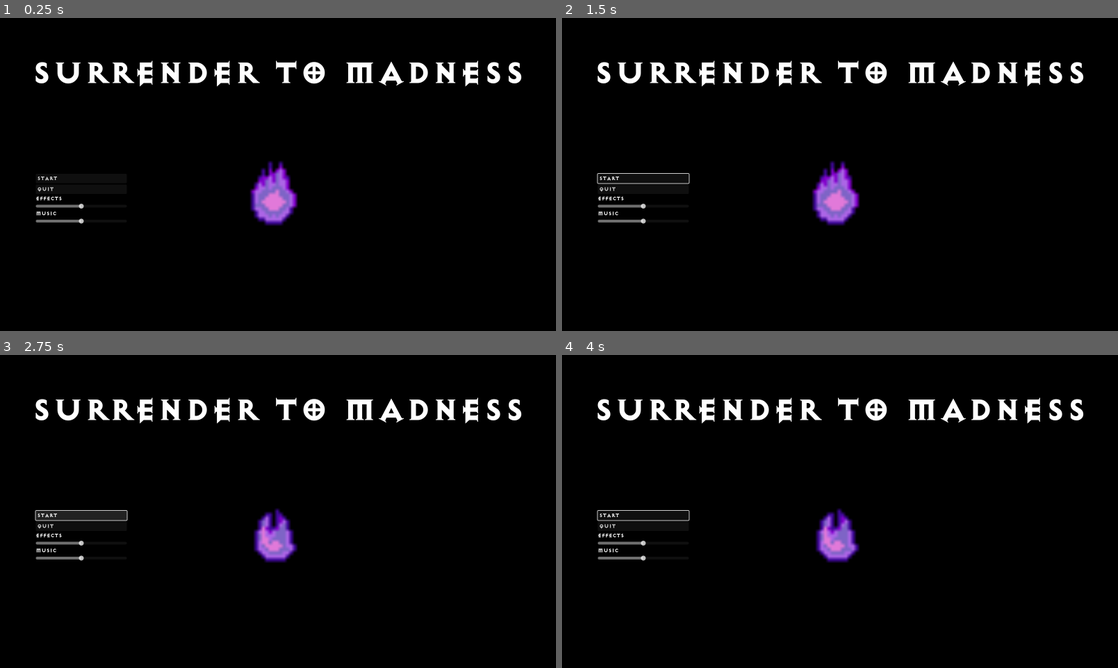
Above: before the commit, frames 1-4 (two rows, left to right).
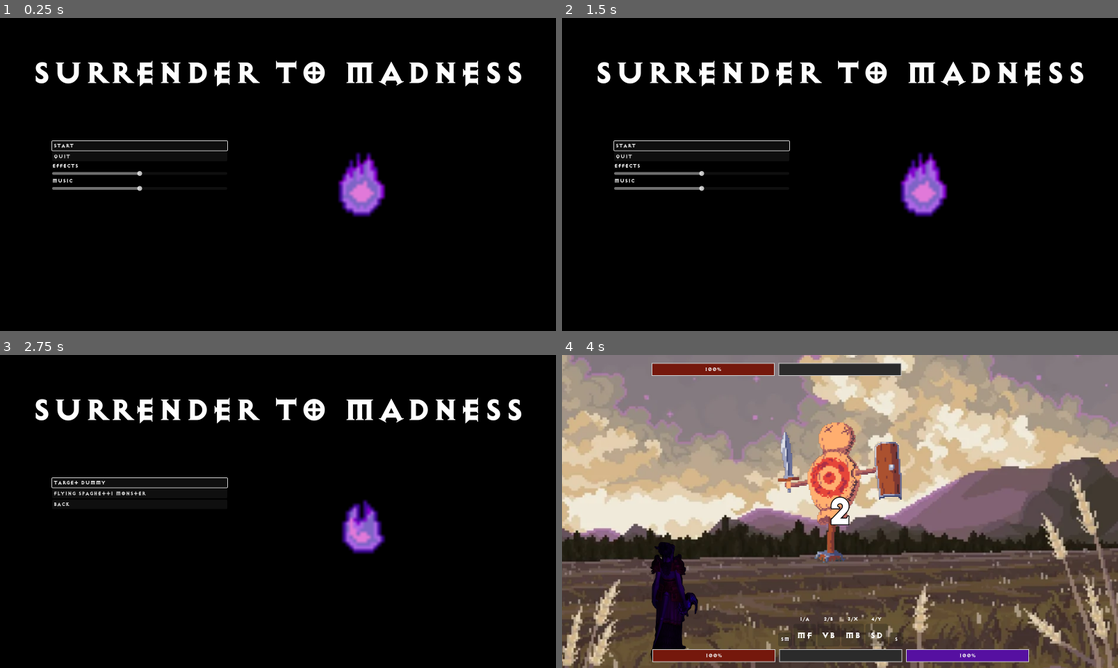
Above: after the commit, the same moments.

Repository: philippwisch/surrender-to-madness
Game: Godot game, scene res://main.tscn
Same seed, same stepped clock (60 frames per second), same inputs: the game is played once before the commit and once after it.
Inputs (mouse positions are in pixels of both pictures, inside the frame that each line leads up to):
- Up to frame 1 (0.25 s): no input
- Up to frame 2 (1.5 s): click "START" at 0.5 s; click (701, 168) at 1.25 s, where only the run after the commit has a clickable "Back"
- Up to frame 3 (2.75 s): click "START" at 2 s
- Up to frame 4 (4 s): click (701, 483) at 2.75 s, where only the run after the commit has a clickable "Target Dummy"; hold Right (ui_right) from 3.53 s (still down)

The runs differ from the first frame. In frame 1, 3.5% of the frame differs, in the area x 6-70%, y 39-67%; in frame 2, 3.6%; in frame 3, 3.4%; in frame 4, 99%, in the area x 0-100%, y 0-100%.

Commit message:
Main Menu Barebones working, can select boss and start game. But no Pause Menu yet.

Diff:
--- a/gameplay/arenas/arena_field.gd
+++ b/gameplay/arenas/arena_field.gd
@@ -1,4 +1,4 @@
-extends BossArena
+extends Arena
 
 
 # Called when the node enters the scene tree for the first time.
--- a/gameplay/arenas/arena_field.tscn
+++ b/gameplay/arenas/arena_field.tscn
@@ -1,11 +1,13 @@
-[gd_scene load_steps=3 format=3 uid="uid://bwixy3r1do5du"]
+[gd_scene load_steps=4 format=3 uid="uid://cnmkjrqqft230"]
 
+[ext_resource type="PackedScene" uid="uid://bo8o0yu5tq5al" path="res://gameplay/other/arena.tscn" id="1_7jlh5"]
 [ext_resource type="Script" path="res://gameplay/arenas/arena_field.gd" id="2_xvg3a"]
 [ext_resource type="Texture2D" uid="uid://cjjtdykv2hqmh" path="res://assets/background_field.webp" id="3_drblu"]
 
-[node name="Boss Arena"]
+[node name="Arena" instance=ExtResource("1_7jlh5")]
 script = ExtResource("2_xvg3a")
 
 [node name="BackgroundField" type="Sprite2D" parent="." index="0"]
-position = Vector2(687, 474)
+position = Vector2(792, 441)
+scale = Vector2(1.7, 1.7)
 texture = ExtResource("3_drblu")
--- a/gameplay/arenas/arena_space.gd
+++ b/gameplay/arenas/arena_space.gd
@@ -1,4 +1,4 @@
-extends BossArena
+extends Arena
 
 var prog=0
 var speed=0.005
--- a/gameplay/arenas/arena_space.tscn
+++ b/gameplay/arenas/arena_space.tscn
@@ -10,7 +10,7 @@
 }
 point_count = 2
 
-[node name="Boss Arena" instance=ExtResource("1_sg1em")]
+[node name="Arena" instance=ExtResource("1_sg1em")]
 script = ExtResource("2_4risy")
 
 [node name="Path2D" type="Path2D" parent="." index="0"]
@@ -23,5 +23,4 @@
 [node name="BackgroundSpace" type="Sprite2D" parent="Path2D/PathFollow2D" index="0"]
 position = Vector2(-135.481, -158.033)
 rotation = 2.67517
-scale = Vector2(1, 1)
 texture = ExtResource("3_5yg25")
--- a/gameplay/bosses/flying_spaghetti_monster.gd
+++ b/gameplay/bosses/flying_spaghetti_monster.gd
@@ -6,6 +6,7 @@
 func _ready():
 	super._ready()
 	init_signals()
+	arena_path = "res://gameplay/arenas/arena_space.tscn"
 
 	# manually force cd so the first ability the boss uses is not a heal at
 	# full hp
--- a/gameplay/gameplay.gd
+++ b/gameplay/gameplay.gd
@@ -19,7 +19,7 @@
 
 var player: Player
 var boss: Boss
-var arena: BossArena
+var arena: Arena
 
 var player_game_position
 
@@ -42,15 +42,11 @@
 	get_tree().paused = false
 
 
-func start_game(arena_path, boss_path):
-	# TODO HERE: get information from ui which boss encounter the player
-	# selected
-	# just using these 2 for testing here
-	const a_path = "res://gameplay/arenas/arena_space.tscn"
-	const b_path = "res://gameplay/bosses/flying_spaghetti_monster.tscn"
-	const p_path = "res://gameplay/other/player.tscn"
-
-	prepare_game(a_path, b_path, p_path)
+func start_game(boss_name):
+	# Todo start music
+	# store music in boss arena, or maybe even boss
+	#Music.load_and_play()
+	prepare_game(boss_name)
 
 	$Countdown.timeout.connect(on_countdown_timeout)
 	# emit once at the start so the 3 shows up instantly
@@ -69,10 +65,16 @@
 		countdown.emit("")
 
 
-func prepare_game(arena_scene_path: String, boss_scene_path: String, player_scene_path: String):
-	arena = reload_child_scene(arena_scene_path, arena)
-	boss = reload_child_scene(boss_scene_path, boss)
-	player = reload_child_scene(player_scene_path, player)
+func prepare_game(boss_name):
+	var b_path = "res://gameplay/bosses/" + boss_name + ".tscn"
+	boss = reload_child_scene(b_path, boss)
+
+	var a_path = boss.arena_path
+	arena = reload_child_scene(a_path, arena)
+
+	var p_path = "res://gameplay/other/player.tscn"
+	player = reload_child_scene(p_path, player)
+
 	init_signals() # Connect Signals AFTER all nodes have been created
 
 	boss.global_position = Vector2(800, 400)
@@ -109,8 +111,8 @@
 	boss_hp_update.emit(float(hp) / float(boss.hp_max))
 
 
-func _on_player_cast_finished(damage, name):
-	if name == "Silence":
+func _on_player_cast_finished(damage, cast_name):
+	if cast_name == "Silence":
 		boss.interrupt_cast()
 		boss_cast_update.emit(1, "Interrupted")
 	boss.update_hp(-damage)
--- a/gameplay/other/arena.gd
+++ b/gameplay/other/arena.gd
@@ -1,6 +1,6 @@
 extends Node2D
 
-class_name BossArena
+class_name Arena
 
 # Default Layout will be 4x4
 
--- a/gameplay/other/arena.tscn
+++ b/gameplay/other/arena.tscn
@@ -2,5 +2,5 @@
 
 [ext_resource type="Script" path="res://gameplay/other/arena.gd" id="1_hqnau"]
 
-[node name="Boss Arena" type="Node2D"]
+[node name="Arena" type="Node2D"]
 script = ExtResource("1_hqnau")
--- a/gameplay/other/boss.gd
+++ b/gameplay/other/boss.gd
@@ -3,12 +3,14 @@
 class_name Boss
 
 var area_of_effect = []
-
 var game_running = false
+	# default fallback arena. Overwrite this in subclasses
+var arena_path = "res://gameplay/arenas/arena_field.tscn"
 
 # Called when the node enters the scene tree for the first time.
 func _ready():
 	super._ready()
+
 
 
 # Called every frame. 'delta' is the elapsed time since the previous frame.
--- a/gameplay/other/player.tscn
+++ b/gameplay/other/player.tscn
@@ -23,6 +23,7 @@
 }]
 
 [node name="Player" instance=ExtResource("1_1rjxf")]
+modulate = Color(0.227451, 0, 0.513726, 1)
 z_index = 100
 z_as_relative = false
 position = Vector2(-1, 140)
--- a/main.gd
+++ b/main.gd
@@ -1,16 +1,11 @@
-extends Node2D
+extends Control
 
 var game_paused = false
 
-# Called when the node enters the scene tree for the first time.
 func _ready():
-	start_game()
-	pass
+	init_signals()
+	#start_game()
 
-
-# Called every frame. 'delta' is the elapsed time since the previous frame.
-func _process(_delta):
-	pass
 
 func _input(event):
 	if event.is_action_pressed("ui_cancel"):
@@ -20,6 +15,11 @@
 			$Gameplay.pause_game()
 		game_paused = !game_paused
 
-func start_game():
-	$Gameplay.start_game("dummy","dummy")
-	# stop main menu music
+
+func _on_title_menu_boss_selected(boss_name: String):
+	$Gameplay.start_game(boss_name)
+	$TitleMenu.visible = false
+
+
+func init_signals():
+	$TitleMenu.start_game.connect(_on_title_menu_boss_selected)
--- a/main.tscn
+++ b/main.tscn
@@ -5,25 +5,37 @@
 [ext_resource type="PackedScene" uid="uid://dwmquebmd4hmc" path="res://ui/hud.tscn" id="3_5v3ig"]
 [ext_resource type="PackedScene" uid="uid://mxld6511wteq" path="res://ui/title_menu.tscn" id="4_pj6m5"]
 
-[node name="Main" type="Node2D"]
+[node name="Main" type="Control"]
 process_mode = 3
-script = ExtResource("1_57hfc")
-
-[node name="Gameplay" parent="." instance=ExtResource("2_vkhdm")]
-process_mode = 1
-
-[node name="HUD" parent="." node_paths=PackedStringArray("gameplay") instance=ExtResource("3_5v3ig")]
-z_as_relative = false
-gameplay = NodePath("../Gameplay")
-
-[node name="Title Menu" parent="." instance=ExtResource("4_pj6m5")]
-z_index = 2000
-
-[node name="Pause Menu" type="Control" parent="."]
-z_index = 2000
 layout_mode = 3
 anchors_preset = 15
 anchor_right = 1.0
 anchor_bottom = 1.0
 grow_horizontal = 2
 grow_vertical = 2
+script = ExtResource("1_57hfc")
+
+[node name="Gameplay" parent="." instance=ExtResource("2_vkhdm")]
+process_mode = 1
+z_as_relative = false
+
+[node name="HUD" parent="." node_paths=PackedStringArray("gameplay") instance=ExtResource("3_5v3ig")]
+z_as_relative = false
+layout_mode = 1
+gameplay = NodePath("../Gameplay")
+
+[node name="PauseMenuTODO" type="Control" parent="."]
+visible = false
+z_index = 2000
+z_as_relative = false
+layout_mode = 1
+anchors_preset = 15
+anchor_right = 1.0
+anchor_bottom = 1.0
+grow_horizontal = 2
+grow_vertical = 2
+
+[node name="TitleMenu" parent="." instance=ExtResource("4_pj6m5")]
+z_index = 2000
+z_as_relative = false
+layout_mode = 1
--- /dev/null
+++ b/music.gd
@@ -0,0 +1,18 @@
+extends AudioStreamPlayer
+
+
+# Called when the node enters the scene tree for the first time.
+func _ready():
+	pass # Replace with function body.
+
+
+# Called every frame. 'delta' is the elapsed time since the previous frame.
+func _process(_delta):
+	pass
+
+func load_and_play(audio_file_path, from_position = 0.0):
+	var sfx = load(audio_file_path)
+	sfx.set_loop(true)
+	Music.stream = sfx
+	Music.bus = "Music"
+	Music.play(from_position)
--- /dev/null
+++ b/music.tscn
@@ -0,0 +1,10 @@
+[gd_scene load_steps=3 format=3 uid="uid://cy4hwulfuwots"]
+
+[ext_resource type="Script" path="res://music.gd" id="1_mff0c"]
+[ext_resource type="AudioStream" uid="uid://cflxkvxombobc" path="res://assets/menu_main.mp3" id="1_reocy"]
+
+[node name="Music" type="AudioStreamPlayer"]
+stream = ExtResource("1_reocy")
+autoplay = true
+bus = &"Music"
+script = ExtResource("1_mff0c")
--- a/project.godot
+++ b/project.godot
@@ -15,14 +15,15 @@
 config/features=PackedStringArray("4.0", "Forward Plus")
 config/icon="res://icon.svg"
 
-[debug]
+[autoload]
 
-gdscript/warnings/unused_parameter=0
+Music="*res://music.gd"
 
 [display]
 
 window/size/viewport_width=1600
 window/size/viewport_height=900
+window/size/mode=2
 window/stretch/mode="viewport"
 
 [gui]
--- a/ui/hud.tscn
+++ b/ui/hud.tscn
@@ -5,14 +5,14 @@
 
 [sub_resource type="StyleBoxFlat" id="StyleBoxFlat_sm80y"]
 bg_color = Color(0.168627, 0.168627, 0.168627, 1)
-border_width_left = 5
-border_width_top = 5
-border_width_right = 5
-border_width_bottom = 5
-expand_margin_left = 5.0
-expand_margin_top = 5.0
-expand_margin_right = 5.0
-expand_margin_bottom = 5.0
+border_width_left = 2
+border_width_top = 2
+border_width_right = 2
+border_width_bottom = 2
+expand_margin_left = 2.0
+expand_margin_top = 2.0
+expand_margin_right = 2.0
+expand_margin_bottom = 2.0
 
 [sub_resource type="StyleBoxFlat" id="StyleBoxFlat_h6k5h"]
 bg_color = Color(0.458824, 0.0941176, 0.0470588, 1)
--- a/ui/title_menu.gd
+++ b/ui/title_menu.gd
@@ -1,11 +1,85 @@
 extends Control
 
+signal start_game
+
+var bosses = []
+var boss_vbox
+var main_vbox
 
 # Called when the node enters the scene tree for the first time.
 func _ready():
 	$AnimationPlayer.play("burning")
+	Music.load_and_play("res://assets/menu_main.mp3", 1.5)
+	create_boss_buttons()
+	init_signals()
+
+	$OptionsPanel/Main/StartButton.grab_focus()
 
 
 # Called every frame. 'delta' is the elapsed time since the previous frame.
 func _process(_delta):
 	pass
+
+
+func create_boss_buttons():
+	var boss_names = load_boss_names()
+	for boss_name in boss_names:
+		var button = Button.new()
+		# convert the boss's name from "snake_case" to "Title Case"
+		button.set_text(boss_name.capitalize())
+		button.alignment = HORIZONTAL_ALIGNMENT_LEFT
+		button.pressed.connect(
+			func():
+				start_game.emit(boss_name)
+		)
+		$OptionsPanel/Bosses.add_child(button)
+		$OptionsPanel/Bosses.move_child(button, 0)
+
+
+func load_boss_names():
+	var boss_names = []
+	var dir = DirAccess.open("res://gameplay/bosses/")
+
+	dir.list_dir_begin()
+	var file_name = dir.get_next()
+	while file_name != "":
+		# check if it is a scene by looking at the file ending
+		var split_string = file_name.split(".")
+		var file_start = split_string[0]
+		var file_end = split_string[1]
+
+		if file_end == "tscn":
+			boss_names.append(file_start)
+		file_name = dir.get_next()
+	return boss_names
+
+
+func _on_start_button_pressed():
+	$OptionsPanel/Main.visible = false
+	$OptionsPanel/Bosses.visible = true
+	# for now: Just select the first button
+	# would be better to save the last boss the player
+	# selected though, so you don't have to select it everytime
+	# if you're trying to beat a boss over and over
+	$OptionsPanel/Bosses.get_children()[0].grab_focus()
+
+
+func _on_quit_button_pressed():
+	get_tree().quit()
+
+
+func _on_back_button_pressed():
+	$OptionsPanel/Main.visible = true
+	$OptionsPanel/Bosses.visible = false
+	$OptionsPanel/Main/StartButton.grab_focus()
+
+
+func init_signals():
+	$OptionsPanel/Main/StartButton.pressed.connect(_on_start_button_pressed)
+	$OptionsPanel/Main/QuitButton.pressed.connect(_on_quit_button_pressed)
+
+	var boss_buttons = $OptionsPanel/Bosses.get_children()
+	for button in boss_buttons:
+		var back = $OptionsPanel/Bosses/BackButton
+		if button == back:
+			back.pressed.connect(_on_back_button_pressed)
--- a/ui/title_menu.tscn
+++ b/ui/title_menu.tscn
@@ -2,8 +2,8 @@
 
 [ext_resource type="Script" path="res://ui/title_menu.gd" id="1_v6o22"]
 [ext_resource type="Texture2D" uid="uid://dyp5kxflm8wai" path="res://assets/flame_purple.png" id="2_lsrnk"]
-[ext_resource type="PackedScene" uid="uid://c4su6mqogonri" path="res://volume_slider.tscn" id="3_mfxdw"]
-[ext_resource type="Script" path="res://volume_slider.gd" id="4_q8hmo"]
+[ext_resource type="PackedScene" uid="uid://c4su6mqogonri" path="res://ui/volume_slider.tscn" id="3_mfxdw"]
+[ext_resource type="Script" path="res://ui/volume_slider.gd" id="4_q8hmo"]
 
 [sub_resource type="LabelSettings" id="LabelSettings_iw5mk"]
 font_size = 100
@@ -42,10 +42,8 @@
 
 [node name="Background" type="ColorRect" parent="."]
 layout_mode = 0
-offset_left = -794.0
-offset_top = -590.0
-offset_right = 2406.0
-offset_bottom = 1210.0
+offset_right = 1600.0
+offset_bottom = 900.0
 color = Color(0, 0, 0, 1)
 
 [node name="Title" type="Label" parent="."]
@@ -58,7 +56,7 @@
 horizontal_alignment = 1
 
 [node name="Fire" type="Sprite2D" parent="."]
-position = Vector2(783, 499)
+position = Vector2(1036, 474)
 scale = Vector2(10, 10)
 texture = ExtResource("2_lsrnk")
 hframes = 4
@@ -68,37 +66,59 @@
 "": SubResource("AnimationLibrary_4nvl6")
 }
 
-[node name="VBoxContainer" type="VBoxContainer" parent="."]
-layout_mode = 0
-offset_left = 103.0
-offset_top = 448.0
-offset_right = 365.0
-offset_bottom = 827.0
+[node name="OptionsPanel" type="Control" parent="."]
+anchors_preset = 0
+offset_left = 150.0
+offset_top = 354.0
+offset_right = 654.0
+offset_bottom = 736.0
 
-[node name="Button" type="Button" parent="VBoxContainer"]
+[node name="Main" type="VBoxContainer" parent="OptionsPanel"]
+layout_mode = 1
+anchors_preset = 15
+anchor_right = 1.0
+anchor_bottom = 1.0
+grow_horizontal = 2
+grow_vertical = 2
+
+[node name="StartButton" type="Button" parent="OptionsPanel/Main"]
 layout_mode = 2
 text = "START"
 alignment = 0
 
-[node name="Button2" type="Button" parent="VBoxContainer"]
+[node name="QuitButton" type="Button" parent="OptionsPanel/Main"]
 layout_mode = 2
 text = "QUIT"
 alignment = 0
 
-[node name="EffectsLabel" type="Label" parent="VBoxContainer"]
+[node name="EffectsLabel" type="Label" parent="OptionsPanel/Main"]
 layout_mode = 2
 text = "EFFECTS"
 
-[node name="EffectsSlider" parent="VBoxContainer" instance=ExtResource("3_mfxdw")]
+[node name="EffectsSlider" parent="OptionsPanel/Main" instance=ExtResource("3_mfxdw")]
 layout_mode = 2
 script = ExtResource("4_q8hmo")
 audio_bus_name = "Effects"
 
-[node name="MusicLabel" type="Label" parent="VBoxContainer"]
+[node name="MusicLabel" type="Label" parent="OptionsPanel/Main"]
 layout_mode = 2
 text = "MUSIC"
 
-[node name="MusicSlider" parent="VBoxContainer" instance=ExtResource("3_mfxdw")]
+[node name="MusicSlider" parent="OptionsPanel/Main" instance=ExtResource("3_mfxdw")]
 layout_mode = 2
 script = ExtResource("4_q8hmo")
 audio_bus_name = "Music"
+
+[node name="Bosses" type="VBoxContainer" parent="OptionsPanel"]
+visible = false
+layout_mode = 1
+anchors_preset = 15
+anchor_right = 1.0
+anchor_bottom = 1.0
+grow_horizontal = 2
+grow_vertical = 2
+
+[node name="BackButton" type="Button" parent="OptionsPanel/Bosses"]
+layout_mode = 2
+text = "Back"
+alignment = 0
--- a/volume_slider.gd
+++ b/ui/volume_slider.gd
@@ -11,5 +11,5 @@
 	value = db_to_linear(AudioServer.get_bus_volume_db(_bus))
 
 
-func _on_value_changed(value: float):
-	AudioServer.set_bus_volume_db(_bus, linear_to_db(value))
+func _on_value_changed(new_value: float):
+	AudioServer.set_bus_volume_db(_bus, linear_to_db(new_value))
Renamed: volume_slider.tscn -> ui/volume_slider.tscn
